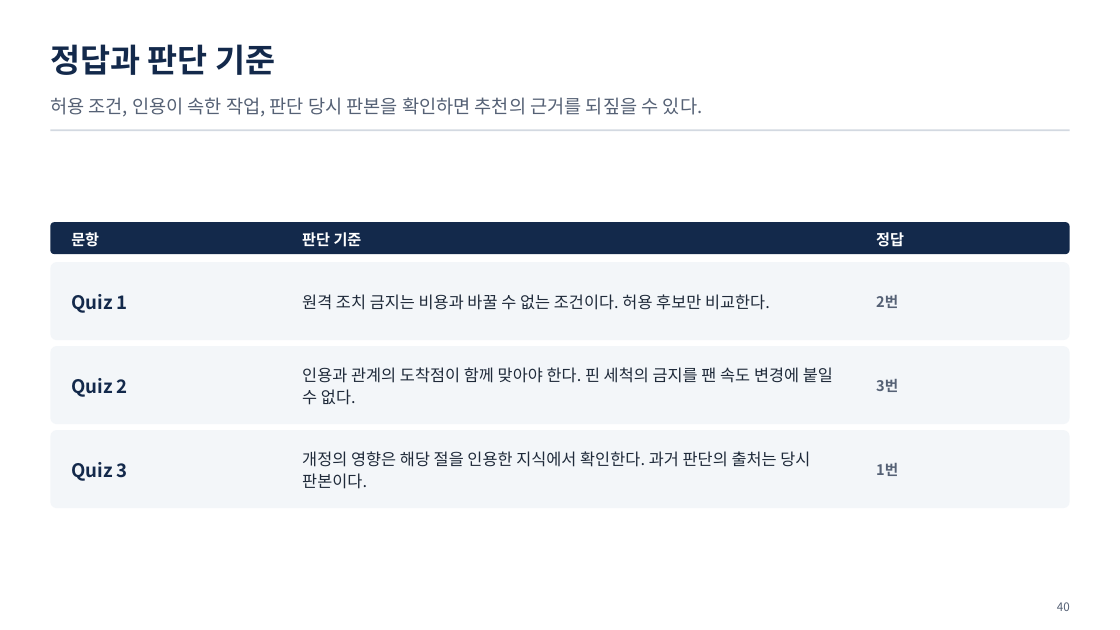
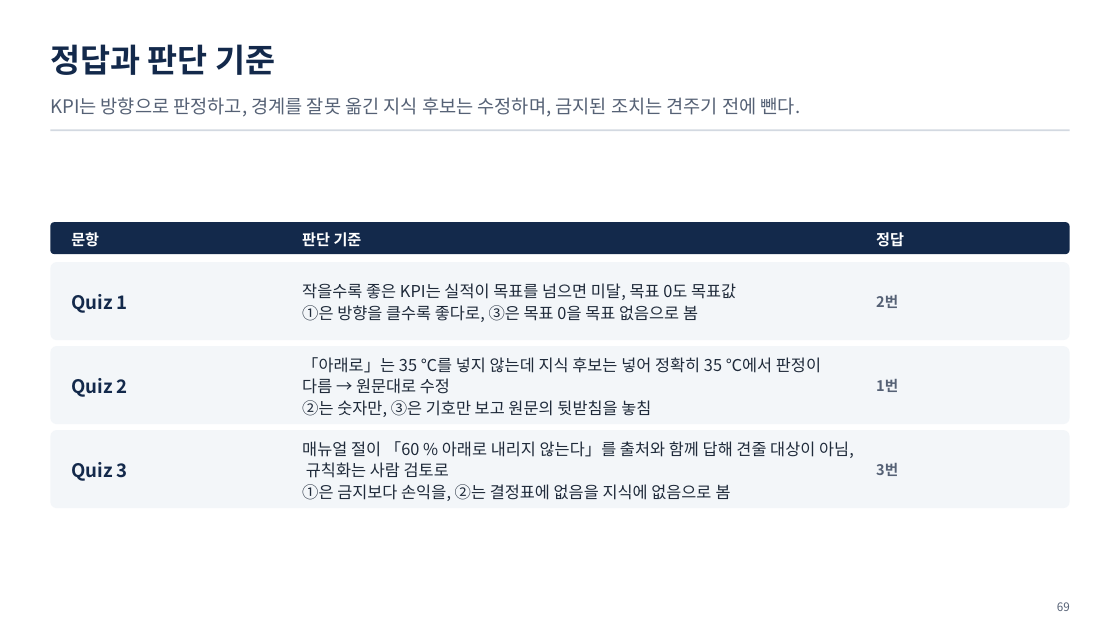
Before and after one commit to uengine-oss/hyd-iot-edu, a slide deck: slide 69 of workspace/강의제작/산출물/실전반/이론_오프라인/03회차/실전반_오프라인_03회차.pptx (slide 40 before the commit). Drawn at 1120x630 pixels with LibreOffice and Linux fonts; fonts in the diff are those of the drawing. Boxes give left, top, right and bottom in pixels: in the first picture for what was removed or moved away, otherwise in the second. Text is boxed around its words. In the diff, an @@ line names an element or a change of style, - is before the commit and + after.

```diff
--- a/workspace/강의제작/산출물/실전반/이론_오프라인/03회차/실전반_오프라인_03회차.pptx
+++ b/workspace/강의제작/산출물/실전반/이론_오프라인/03회차/실전반_오프라인_03회차.pptx
@@ text at bbox=[50, 97, 800, 117]: text changed @@
-허용 조건, 인용이 속한 작업, 판단 당시 판본을 확인하면 추천의 근거를 되짚을 수 있다.
+KPI는 방향으로 판정하고, 경계를 잘못 옮긴 지식 후보는 수정하며, 금지된 조치는 견주기 전에 뺀다.
@@ text at bbox=[302, 283, 736, 322]: text changed @@
-원격 조치 금지는 비용과 바꿀 수 없는 조건이다. 허용 후보만 비교한다.
+작을수록 좋은 KPI는 실적이 목표를 넘으면 미달, 목표 0도 목표값
+①은 방향을 클수록 좋다로, ③은 목표 0을 목표 없음으로 봄
@@ text at bbox=[302, 357, 821, 417]: text changed @@
-인용과 관계의 도착점이 함께 맞아야 한다. 핀 세척의 금지를 팬 속도 변경에 붙일 수 없다.
+「아래로」는 35 ℃를 넣지 않는데 지식 후보는 넣어 정확히 35 ℃에서 판정이 다름 → 원문대로 수정
+②는 숫자만, ③은 기호만 보고 원문의 뒷받침을 놓침
@@ text "1번": place and size @@
-text "1번" at bbox=[876, 463, 898, 476]
+text "1번" at bbox=[876, 379, 898, 392]
@@ text at bbox=[302, 441, 854, 501]: text changed @@
-개정의 영향은 해당 절을 인용한 지식에서 확인한다. 과거 판단의 출처는 당시 판본이다.
+매뉴얼 절이 「60 % 아래로 내리지 않는다」를 출처와 함께 답해 견줄 대상이 아님, 규칙화는 사람 검토로
+①은 금지보다 손익을, ②는 결정표에 없음을 지식에 없음으로 봄
@@ text "3번": place and size @@
-text "3번" at bbox=[876, 379, 898, 392]
+text "3번" at bbox=[876, 463, 898, 476]
@@ text at bbox=[1057, 602, 1070, 611]: text changed @@
-40
+69
```
Also in this commit, not shown: 13 other slides changed, 54 slides added, 25 slides removed, 11 other files.
